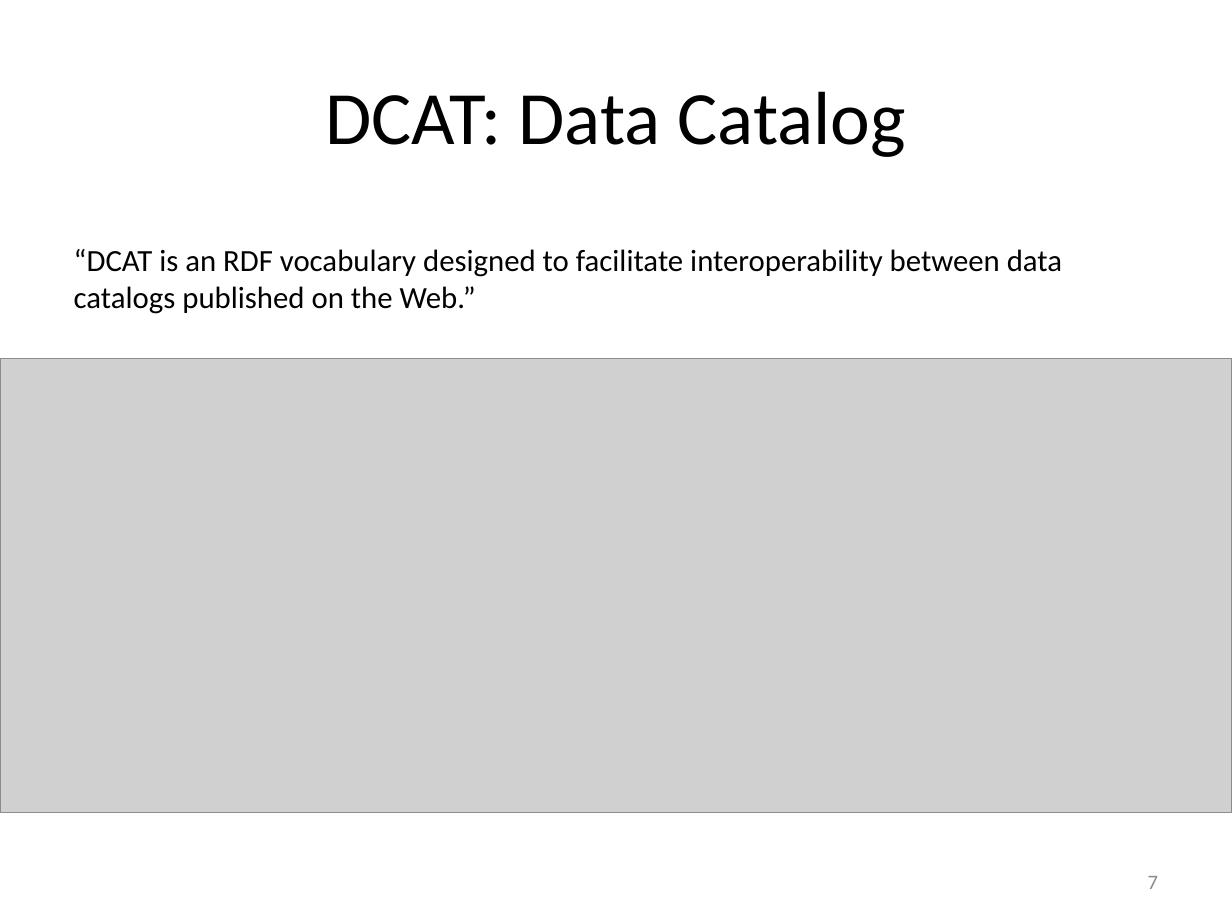
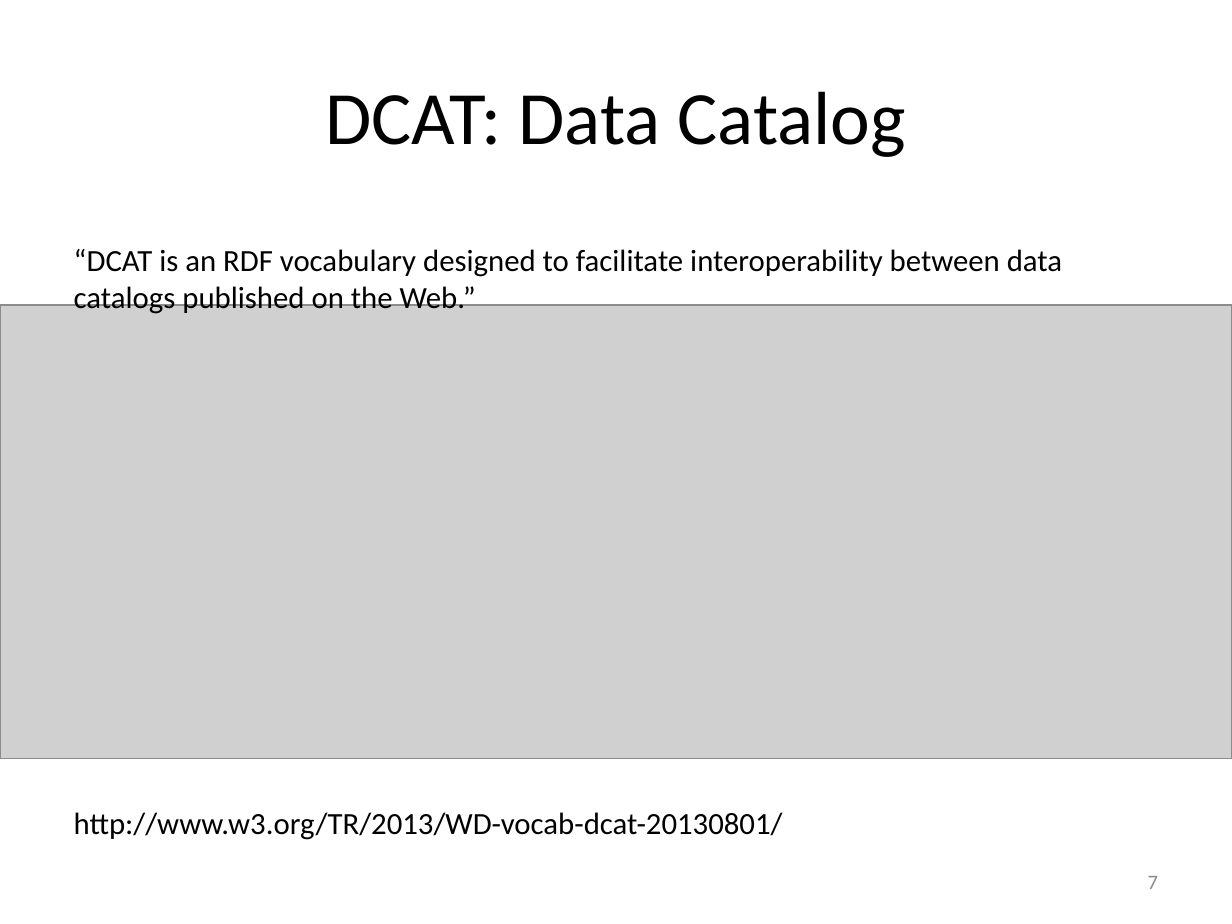
Before and after one commit to roomthily/ELSeWeb, a slide deck: slide 7 of documents/presentations/2013/ELSEweb-EDAC-PROV.pptx. Drawn at 1232x924 pixels with LibreOffice and Linux fonts; fonts in the diff are those of the drawing; grey boxes stand for pictures. Boxes give left, top, right and bottom in pixels: in the first picture for what was removed or moved away, otherwise in the second. Text is boxed around its words. In the diff, an @@ line names an element or a change of style, - is before the commit and + after.

```diff
--- a/documents/presentations/2013/ELSEweb-EDAC-PROV.pptx
+++ b/documents/presentations/2013/ELSEweb-EDAC-PROV.pptx
@@ picture: place and size @@
-picture at <box>0,359,1232,812</box>
+picture at <box>0,306,1232,759</box>
@@ text added at <box>74,812,783,840</box>, 18 pt, text #000000 @@
+http://www.w3.org/TR/2013/WD-vocab-dcat-20130801/
```
Also in this commit, not shown: 7 other slides changed, 1 slide added, 1 other file.
